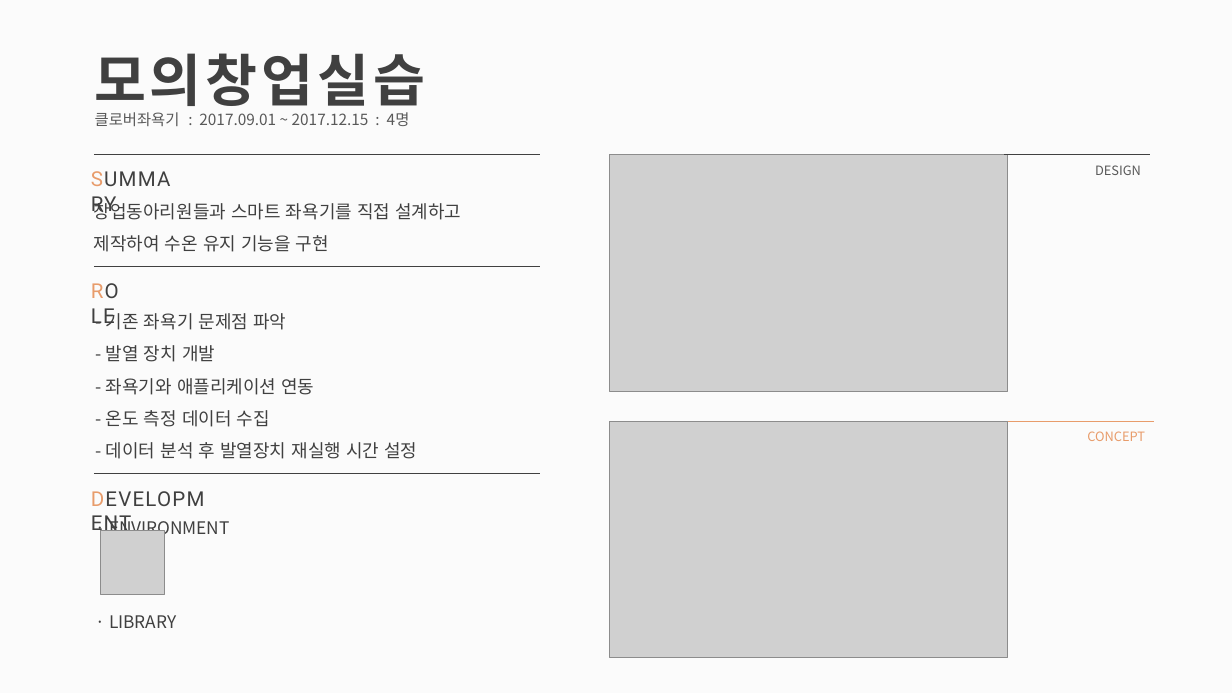
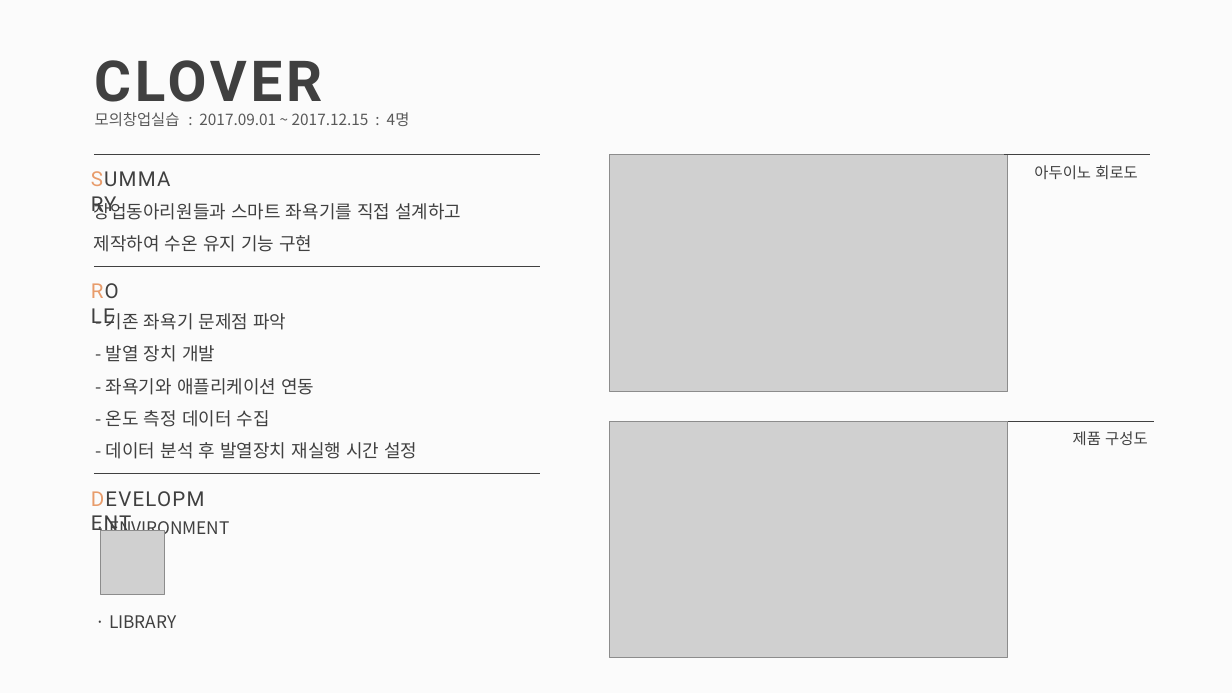
Before and after one commit to gvg4991/TIL, a slide deck: slide 3 of imustdoit/myeonjeob/세메스/세메스_pt면접.pptx. Drawn at 1232x693 pixels with LibreOffice and Linux fonts; fonts in the diff are those of the drawing; grey boxes stand for pictures. Boxes give left, top, right and bottom in pixels: in the first picture for what was removed or moved away, otherwise in the second. Text is boxed around its words. In the diff, an @@ line names an element or a change of style, - is before the commit and + after.

```diff
--- a/imustdoit/myeonjeob/세메스/세메스_pt면접.pptx
+++ b/imustdoit/myeonjeob/세메스/세메스_pt면접.pptx
@@ text at <box>94,60,322,114</box>: text changed @@
-모의창업실습
+CLOVER
@@ text at <box>95,112,410,126</box>: text changed @@
-클로버좌욕기 : 2017.09.01 ~ 2017.12.15 : 4명
+모의창업실습 : 2017.09.01 ~ 2017.12.15 : 4명
@@ text at <box>1034,165,1137,179</box>: text changed; size 10 to 12 pt; text colour #595959 to #404040 @@
-DESIGN
+아두이노 회로도
@@ text at <box>94,235,312,252</box>: text changed @@
-제작하여 수온 유지 기능을 구현
+제작하여 수온 유지 기능 구현
@@ line (1154, 421) - (1008, 421): stroke #E89C6B 0.5 pt to #404040 0.5 pt @@
@@ text at <box>1073,431,1147,445</box>: text changed; size 10 to 12 pt; text colour #E89C6B to #404040 @@
-CONCEPT
+제품 구성도
```
Also in this commit, not shown: 4 other slides changed, 2 slides added, 2 slides removed, 9 other files.
